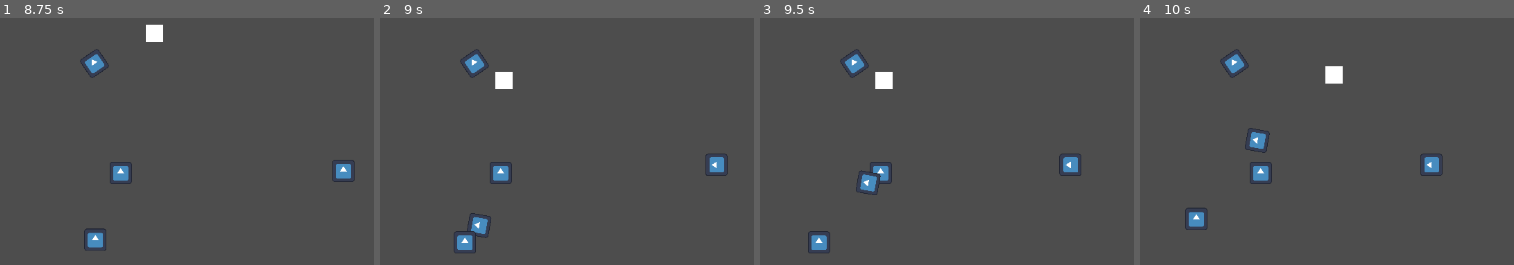
Above: before the commit, frames 1-4 (left to right).
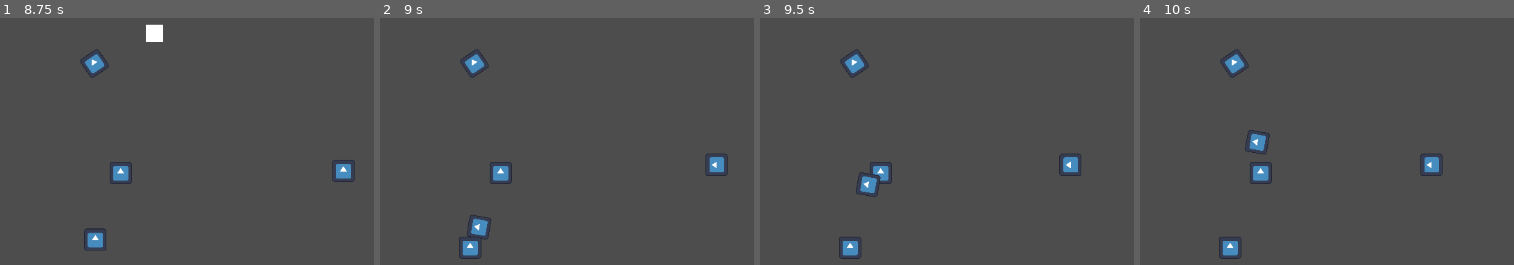
Above: after the commit, the same moments.

Repository: cbcerquiaga/Sandals-of-Blood
Game: Godot game, scene res://match_scene.tscn
Two runs of this game, one before a commit and one after it. Both use one fixed random seed, a clock stepped at 60 frames per second and the inputs below. The engine's default icon, where the game draws it, is replaced by a stand-in: a white triangle on a blue panel in a dark square.
Inputs (mouse positions are in pixels of both pictures, inside the frame that each line leads up to):
- Up to frame 1 (8.75 s): tap Enter (ui_accept) at 0.5, 0.77, 1.25, 1.52, 2, 2.75, 3.02, 3.5, 3.77, 4.52, 6.02, 6.77, 7.52 s; move the mouse to (269, 40) at 0.52 s; hold Right (move_right) 0.53-1.28 s; hold Space (pass_ball) 0.53-1.28 s; move the mouse to (outside the picture) at 1.27 s; hold Down (move_down) 1.28-2.03 s; tap Space (pass_ball) every 1.5 s from 1.35 to 7.35 s; move the mouse to (outside the picture) at 2.02 s; hold Right (move_right) 2.03-2.78 s; hold Space (pass_ball) 2.03-2.78 s; move the mouse to (56, 153) at 2.77 s; hold Up (move_up) 2.78-3.53 s; move the mouse to (332, 131) at 3.52 s; hold Space (pass_ball) 3.53-4.28 s; hold A (move_left) 3.53-5.03 s; move the mouse to (outside the picture) at 4.27 s; move the mouse to (134, 62) at 5.02 s; hold Down (move_down) 5.03-5.78 s; hold Space (pass_ball) 5.03-5.78 s; move the mouse to (outside the picture) at 5.77 s; hold Right (move_right) 5.78-6.53 s; move the mouse to (269, 40) at 6.52 s; hold Up (move_up) 6.53-7.28 s; hold Space (pass_ball) 6.53-7.28 s; move the mouse to (outside the picture) at 7.27 s; hold Right (move_right) 7.28-8.03 s; move the mouse to (outside the picture) at 8.02 s; hold Down (move_down) from 8.03 s (still down); hold Space (pass_ball) from 8.03 s (still down)
- Up to frame 2 (9 s): move the mouse to (436, 153) at 8.77 s; release Down (move_down) at 8.78 s; release Space (pass_ball) at 8.78 s; hold A (move_left) from 8.78 s (still down); tap Space (pass_ball) at 8.85 s
- Up to frame 3 (9.5 s): keep holding A (move_left); tap Enter (ui_accept) at 9.02 s
- Up to frame 4 (10 s): move the mouse to (1472, 131) at 9.52 s; release A (move_left) at 9.53 s; hold Up (move_up) from 9.53 s (still down); hold Space (pass_ball) from 9.53 s (still down); tap Enter (ui_accept) at 9.77 s

Frame 1 is identical in both runs. In frame 2, 1.0% of the frame differs, in the area x 19-36%, y 21-98%; in frame 3, 1.2%; in frame 4, 1.2%, in the area x 12-55%, y 19-98%.

Commit message:
Made passing not Catcher-specific
#3 #11 made passing code part of the offensive player class instead of just the catcher. Still working on making the receiver catch it, but no progress yet

Diff:
--- a/Match_Catcher.gd
+++ b/Match_Catcher.gd
@@ -1,41 +1,29 @@
 #Match_Catcher.gd
 extends Match_OffensivePlayer
-var throwPower
-const max_throwPower = 600
-const min_throwPower = 100
+
 
 func _ready():
 	state = "waiting"
 	super._ready()
-	throwPower = 400
 	isCatcher = true
 	#print("I am the catcher!")
 
 func _physics_process(delta: float) -> void:
 	super._physics_process(delta)
-	if state == "carrying":
-		#create bullseye
-		#let the player move the bullseye
-		#if mouse, follow mouse cursor
-		#if controller, follow in front of catcher and snap back there
-		if (Input.is_action_pressed("pass_ball")):
-			if (throwPower == 0):
-				throwPower = min_throwPower
-			elif (throwPower < max_throwPower):
-				throwPower = throwPower + 20
-			else:
-				throwPower = max_throwPower
-		if (Input.is_action_just_released("pass_ball")):
-			state = "rover"
-			var cursor = get_node_or_null("../Cursor")
-			var throw_point = cursor.global_position
-			#var x = throw_point.y
-			#throw_point.y = throw_point.x
-			#throw_point.x = x
-			pass_ball.emit(throwPower, throw_point)
-			#var throw_angle = get_angle_to(throw_point)
+	if state == "waiting":
+		waiting_state()
+
 
 func _on_pitcher_throw_ball(ball_power: Variant, ball_spin: Variant, start_angle: Variant, start_position: Variant) -> void:
 	super._on_pitcher_throw_ball(ball_power, ball_spin, start_angle, start_position)
 	print("Catcher knows the ball is thrown")
 	state = "catching"
+
+func waiting_state():
+	var ball = get_node_or_null("../Ball")
+	if (ball != null):
+		if abs(ball.position.x - position.x) > 10:
+				if ball.position.x > position.x:
+					velocity.x = speed/4
+				else: #must be less
+					velocity.x = 0 - speed/4
--- a/Match_OffensivePlayer.gd
+++ b/Match_OffensivePlayer.gd
@@ -8,10 +8,14 @@
 var pitcher
 const speed = 300.0
 var state
+var throwPower
+const max_throwPower = 600
+const min_throwPower = 100
 
 signal pass_ball(ball_power, ball_target)
 
 func _ready():
+	throwPower = 400
 	pitcher = get_node_or_null("../Pitcher")
 	if pitcher:
 		pitcher.connect("ball_thrown", Callable(self, "_on_ball_thrown"))
@@ -24,6 +28,10 @@
 		#run route or wait
 			pass
 		else:
+			if state == "rover":
+				isPlayerControlled = false
+			if state == "carrying":
+				carry_state()
 			velocity = Vector2(
 			Input.get_action_strength("move_right") - Input.get_action_strength("move_left"),
 			Input.get_action_strength("move_down") - Input.get_action_strength("move_up"))
@@ -36,3 +44,25 @@
 	isPlayLive = true
 	if isCatcher:
 		isPlayerControlled = true
+
+func carry_state():
+		#create bullseye
+		#let the player move the bullseye
+		#if mouse, follow mouse cursor
+		#if controller, follow in front of catcher and snap back there
+	if (Input.is_action_pressed("pass_ball")):
+			if (throwPower == 0):
+				throwPower = min_throwPower
+			elif (throwPower < max_throwPower):
+				throwPower = throwPower + 20
+			else:
+				throwPower = max_throwPower
+	if (Input.is_action_just_released("pass_ball")):
+		state = "rover"
+		var cursor = get_node_or_null("../Cursor")
+		var throw_point = cursor.global_position
+		#var x = throw_point.y
+		#throw_point.y = throw_point.x
+		#throw_point.x = x
+		pass_ball.emit(throwPower, throw_point)
+		#var throw_angle = get_angle_to(throw_point)
--- a/ball.gd
+++ b/ball.gd
@@ -127,6 +127,6 @@
 	ball_carrier = null
 	isHeld = false
 	#pass_direction = Vector2.RIGHT.rotated(rotation)
-	can_be_caught_counter = 50 #frames to allow the ball to get away from the thrower
+	can_be_caught_counter = 5 #frames to allow the ball to get away from the thrower
 	isPassed = true
 	pass
--- a/match_scene.tscn
+++ b/match_scene.tscn
@@ -91,6 +91,7 @@
 
 [connection signal="throw_ball" from="Pitcher" to="Ball" method="_on_pitcher_throw_ball"]
 [connection signal="throw_ball" from="Pitcher" to="Catcher" method="_on_pitcher_throw_ball"]
+[connection signal="pass_ball" from="Catcher" to="Cursor" method="_on_pass_ball"]
 [connection signal="pass_ball" from="Catcher" to="Ball" method="_on_pass_ball"]
 [connection signal="caught_ball" from="Catcher/CatchCollision" to="Cursor" method="_on_catch_collision_caught_ball"]
 [connection signal="caught_ball" from="Catcher/CatchCollision" to="Ball" method="_on_caught_ball"]
--- a/receiver.gd
+++ b/receiver.gd
@@ -56,8 +56,15 @@
 		move_and_slide()
 
 
+
 #triggers route running
 func _on_catch_collision_caught_ball(player: Variant) -> void:
 	if state != "running":
 		state = "running"
+	elif state == "running":
+		print(str(player) + " has it and is that me?")
+		if (player == self):
+			print("yeah that's me")
+			state = "carrying"
+			isPlayerControlled = true
 	pass
--- a/throw_cursor.gd
+++ b/throw_cursor.gd
@@ -23,3 +23,8 @@
 func _on_catch_collision_caught_ball(player: Variant) -> void:
 	visible = true
 	pass # Replace with function body.
+
+
+func _on_pass_ball(ball_power: Variant, ball_target: Variant) -> void:
+	visible = false
+	pass # Replace with function body.
